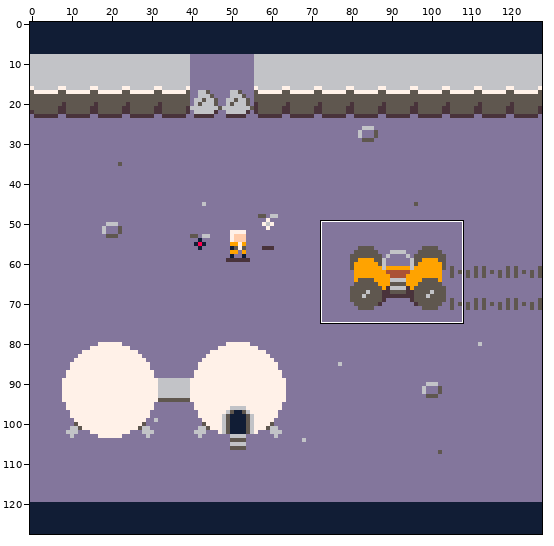
One commit to this pixel-art file: assets/artboard.aseprite. The picture above shows the old version from afar; the outline marks the close-up.
Close-up. Before the edit:
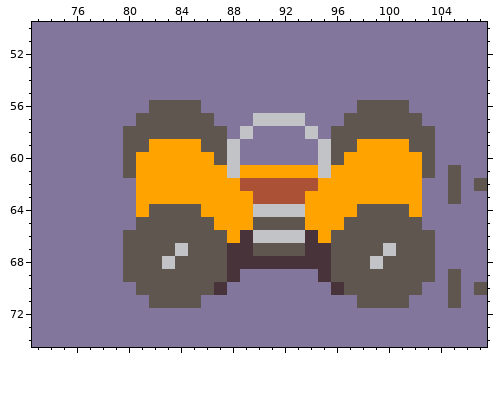
128x128 pixels, 1 frame. Shown: x 73..107, y 50..74.
After the commit:
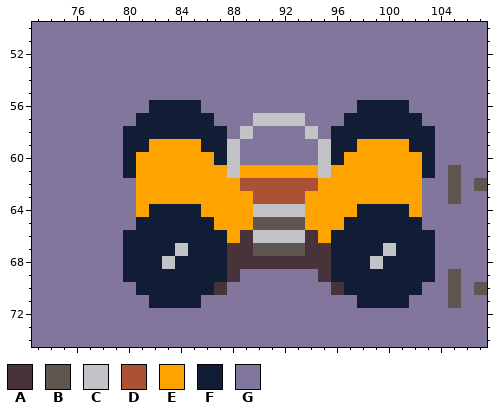
Palette (. is transparent): A #49333b  B #5f574f  C #c2c3c7  D #ab5236  E #ffa300  F #111d35  G #83769c
Diff:
Layer "Layer 13":
The author changed colour B to colour F in row 56 at x 82 to 85 and 98 to 101; in row 57 at x 81 to 86 and 97 to 102; in row 58 at x 80 to 87 and 96 to 103; in row 59 at x 80 to 81, 86 to 87, 96 to 97 and 102 to 103; in row 60 at x 80, 87, 96 and 103; in row 61 at x 80 and 103.
The author changed colour B to colour F in row 64 at x 82 to 85 and 98 to 101; in row 65 at x 81 to 86 and 97 to 102; in row 66 at x 80 to 87 and 96 to 103; in row 67 at x 80 to 83, 85 to 87, 96 to 99 and 101 to 103; in row 68 at x 80 to 82, 84 to 87, 96 to 98 and 100 to 103; in row 69 at x 80 to 87 and 96 to 103.
The author changed colour B to colour F in row 70 at x 81 to 86 and 97 to 102; in row 71 at x 82 to 85 and 98 to 101.
Changed places in both close-ups, as pixel boxes (x1, y1, x2, y2):
changed: (123, 100, 227, 308)
changed: (331, 100, 435, 308)
